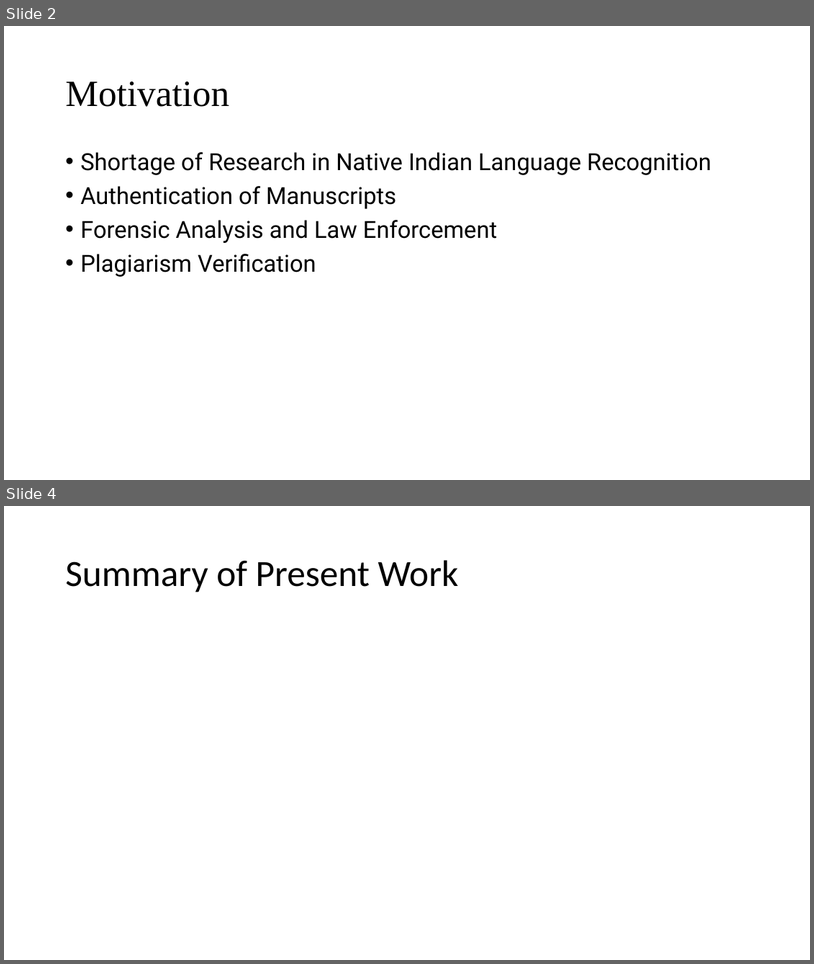
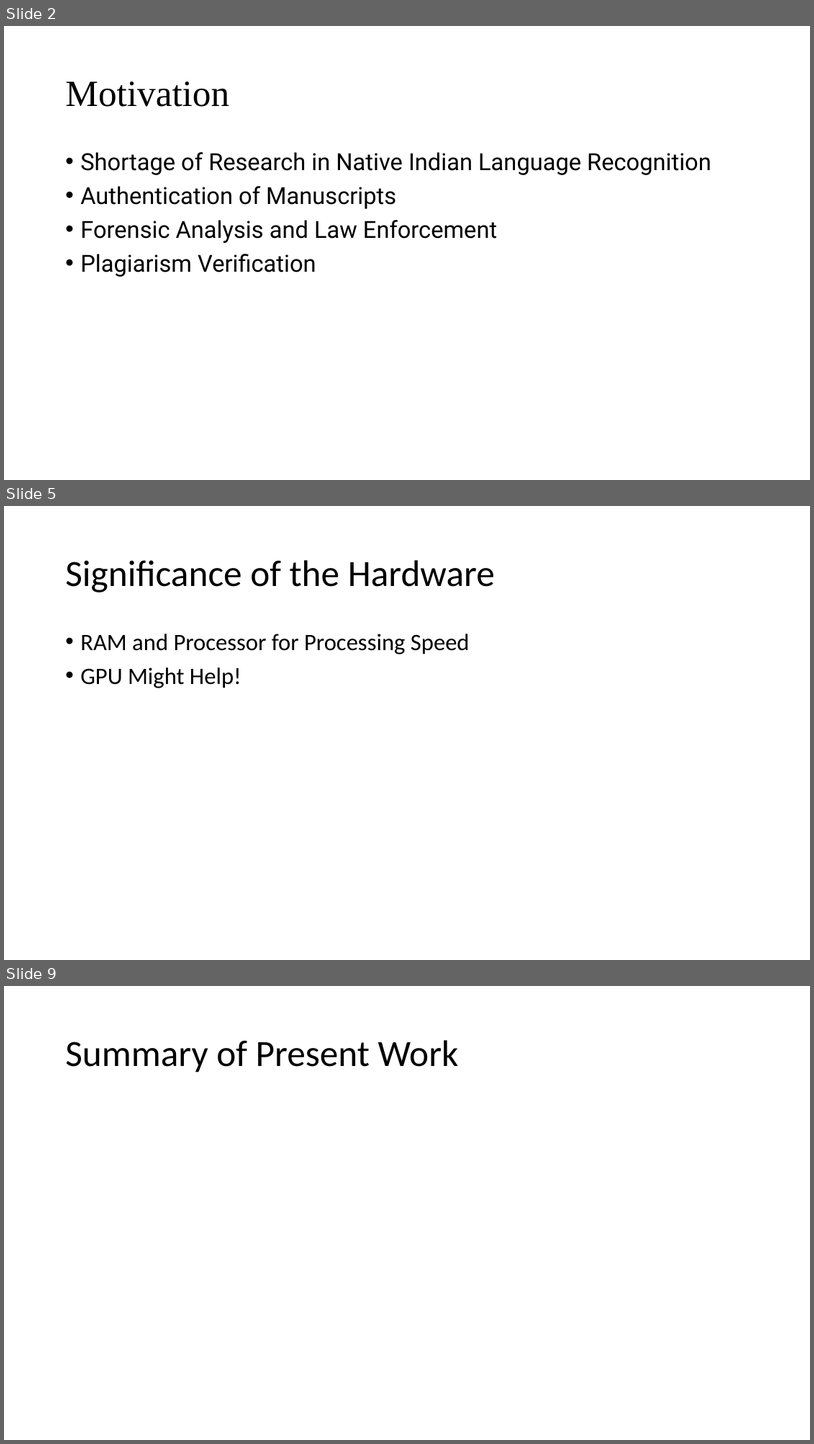
Before and after one commit to TheAnonymousMan/local-language-recognition-gcelt-class-2021, a slide deck: Documentation/4th Year Project Presentation.pptx. Shown one above the other, each under a label of ours: slides 2 and 4 before the commit, slides 2, 5 and 9 after it; the slides between them are not shown. The pictures are 814x964 and 814x1444 pixels, drawn with LibreOffice and Linux fonts; fonts in the diff are those of the drawing. Boxes give left, top, right and bottom in pixels: in the first picture for what was removed or moved away, otherwise in the second. Text is boxed around its words. In the diff, an @@ line names an element or a change of style, - is before the commit and + after.

```diff
--- a/Documentation/4th Year Project Presentation.pptx
+++ b/Documentation/4th Year Project Presentation.pptx
@@ slide 5 added at box(4, 506, 810, 960), background #FFFFFF @@
@@ title added at box(65, 560, 495, 592), 44 pt, text #000000 @@
+Significance of the Hardware
@@ text added at box(80, 633, 470, 688), 28 pt, text #000000 @@
+• RAM and Processor for Processing Speed
+• GPU Might Help!
@@ what was slide 4 is now slide 9 @@
```
Also in this commit, not shown: 4 slides changed, 7 other slides added, 1 slide removed, 1 other file.
